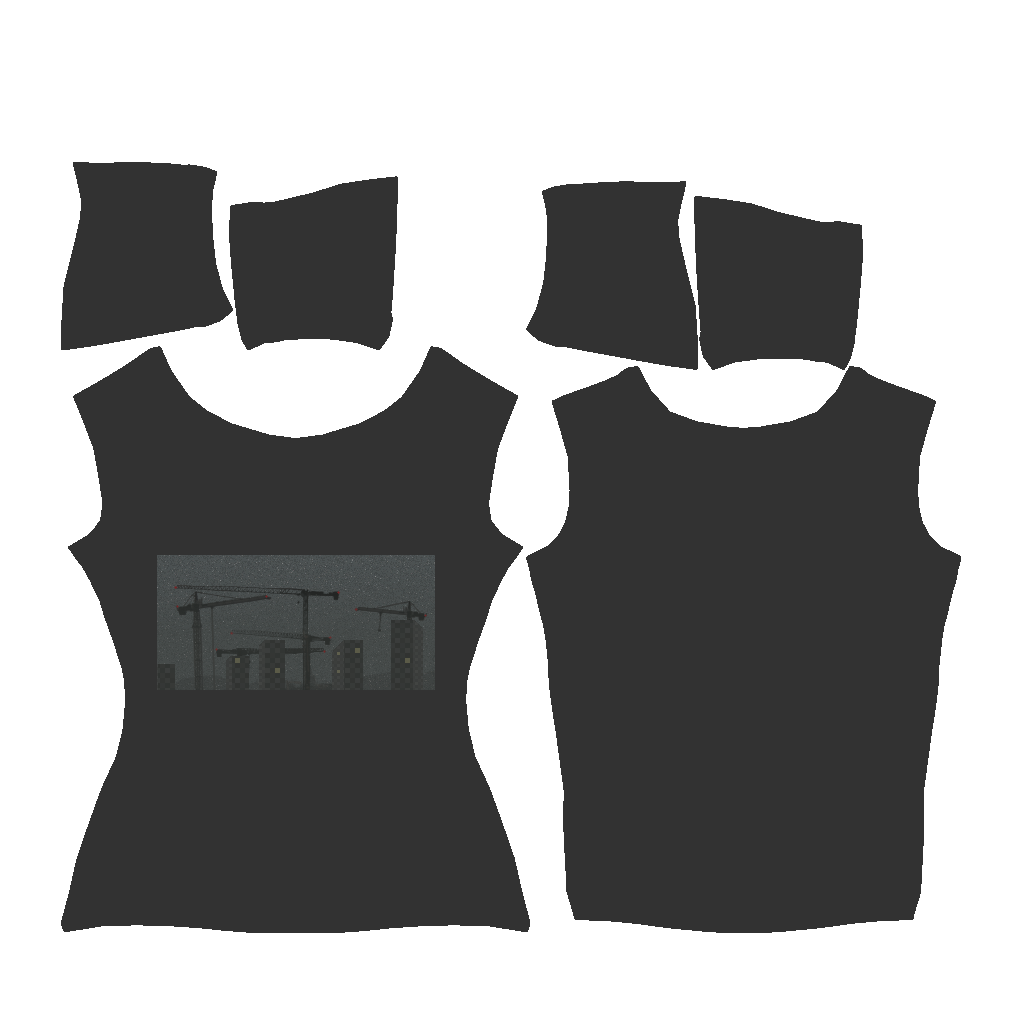
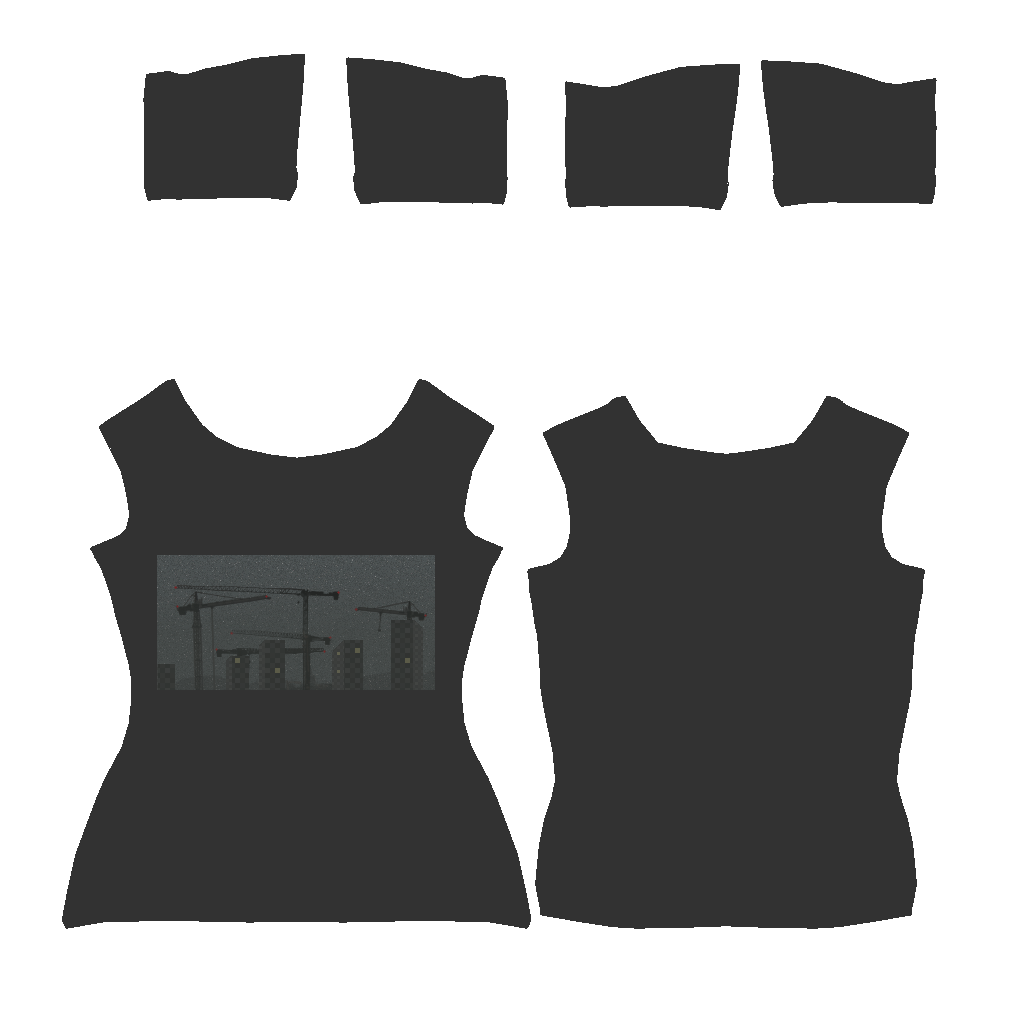
Layered file, before and after one edit (1024×1024). Changes by layer:
painted on "t-shirt base" over [61, 54, 961, 933]
